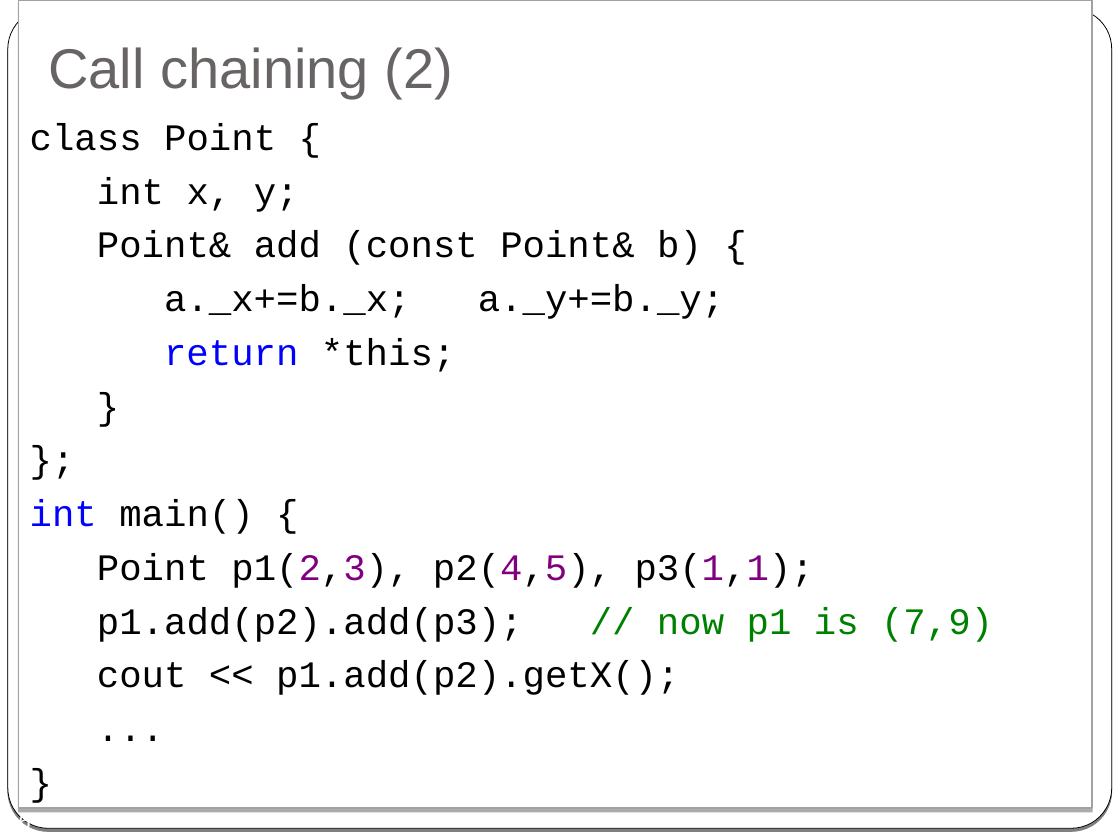
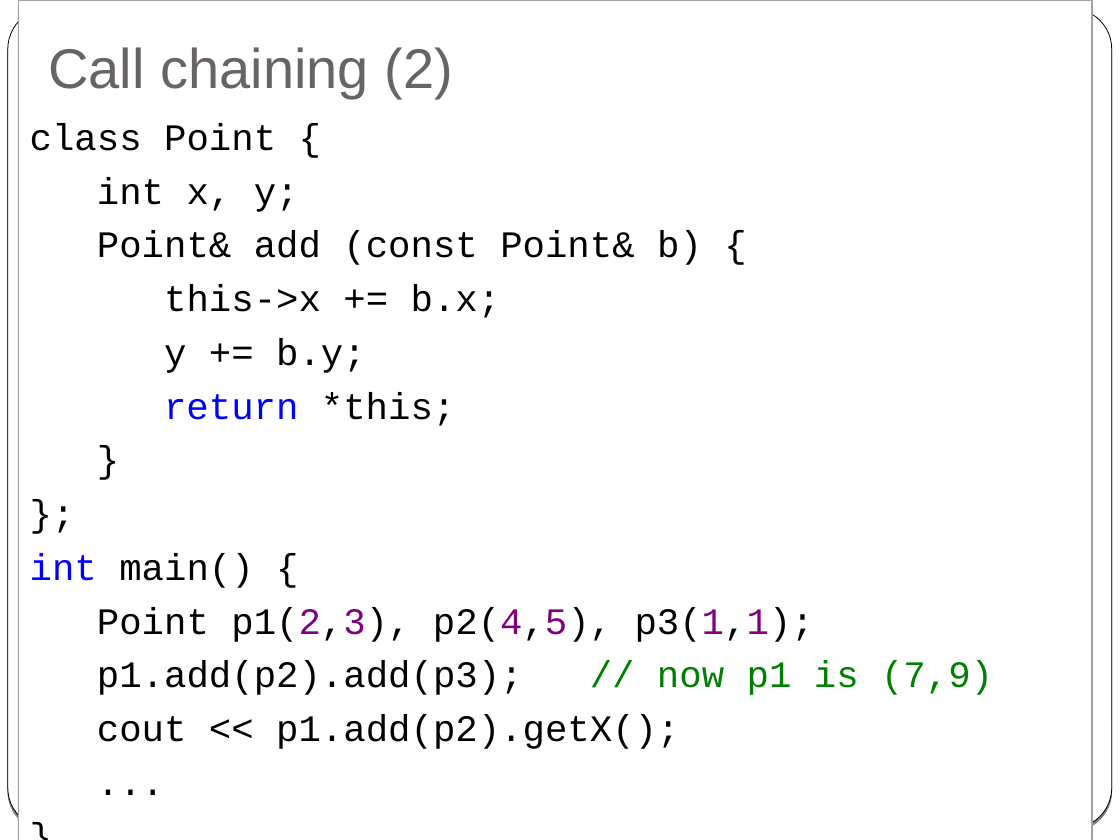
Before and after one commit to cpp-at-ariel/cpp-5780, a slide deck: slide 16 of 03-composition-references/slides-2-reference.odp. Drawn at 1120x840 pixels with LibreOffice and Linux fonts; fonts in the diff are those of the drawing. Boxes give left, top, right and bottom in pixels: in the first picture for what was removed or moved away, otherwise in the second. Text is boxed around its words. In the diff, an @@ line names an element or a change of style, - is before the commit and + after.

Commit message:
fix bug in presentation

```diff
--- a/03-composition-references/slides-2-reference.odp
+++ b/03-composition-references/slides-2-reference.odp
@@ rectangle "class Point {" resized from (x1=19, y1=0, x2=1092, y2=809) to (x1=19, y1=0, x2=1092, y2=840) @@
@@ text in rectangle at (x1=164, y1=285, x2=501, y2=426): text changed @@
-a._x+=b._x; a._y+=b._y;
-return *this;
-}
+this->x += b.x;
+y += b.y;
+return *this;
+}
```
